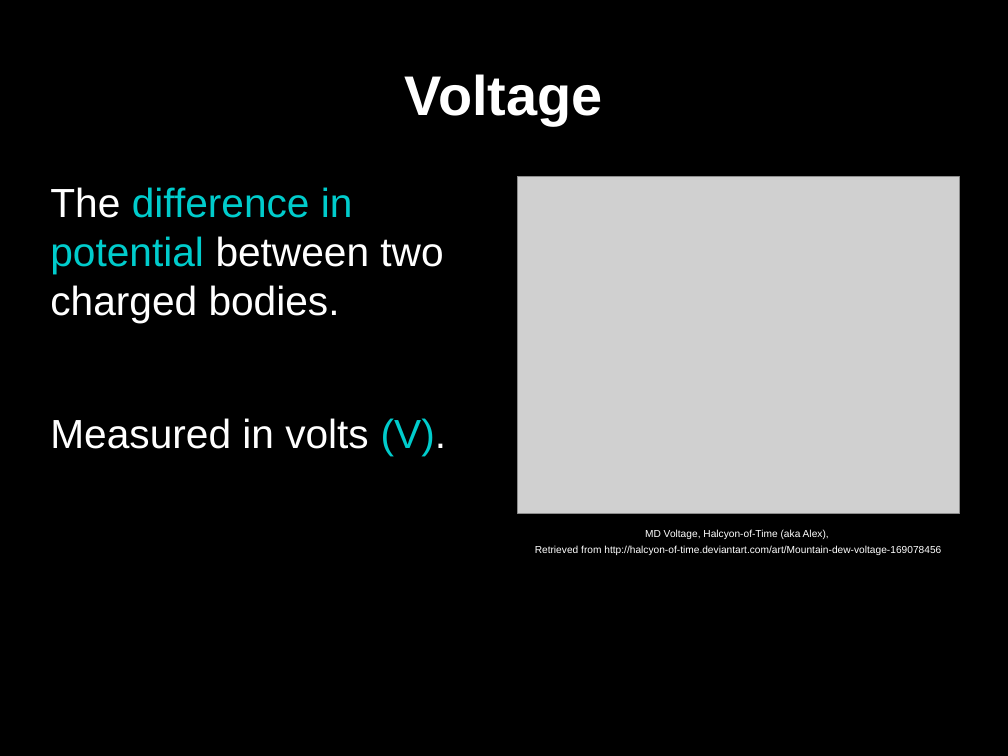
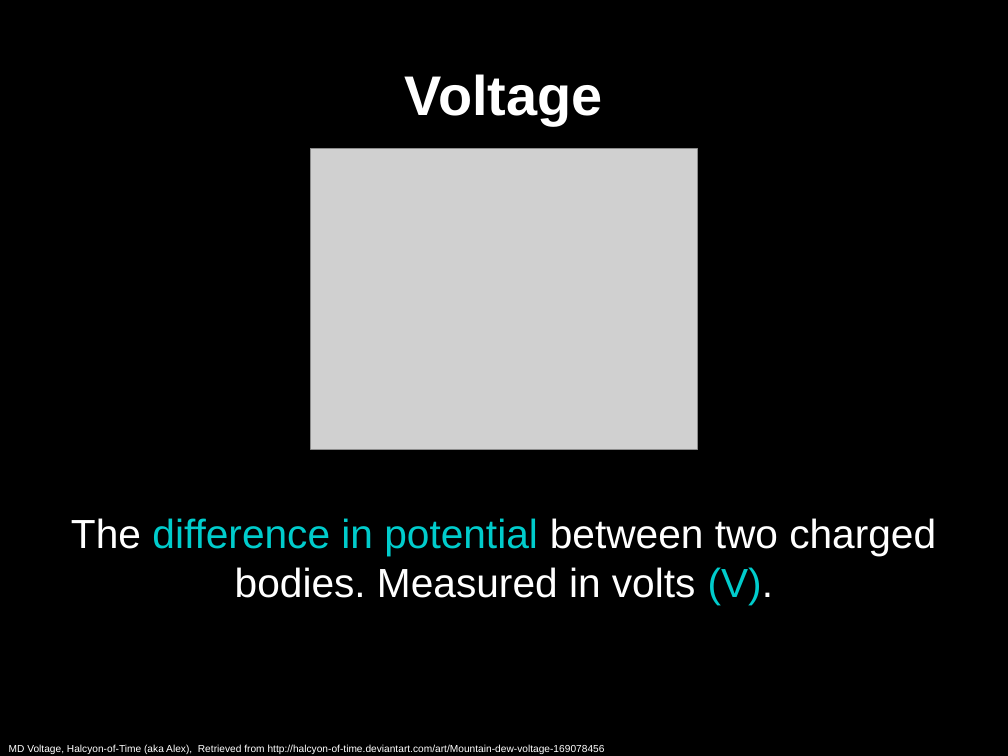
Before and after one commit to gaudeon/rpi_gpio_overview, a slide deck: slide 11 of slides/RPi GPIO Overview.odp. Drawn at 1008x756 pixels with LibreOffice and Linux fonts; fonts in the diff are those of the drawing; grey boxes stand for pictures. Boxes give left, top, right and bottom in pixels: in the first picture for what was removed or moved away, otherwise in the second. Text is boxed around its words. In the diff, an @@ line names an element or a change of style, - is before the commit and + after.

```diff
--- a/slides/RPi GPIO Overview.odp
+++ b/slides/RPi GPIO Overview.odp
@@ picture: place and size @@
-picture at box(518, 177, 960, 514)
+picture at box(311, 148, 698, 449)
@@ text "The difference in potential between ..." at box(71, 518, 936, 604): vertical alignment top to middle @@
@@ text at box(71, 518, 936, 604): text changed @@
-The difference in potential between two charged bodies.
-Measured in volts (V).
+The difference in potential between two charged bodies. Measured in volts (V).
@@ text at box(9, 745, 605, 754): text changed @@
-MD Voltage, Halcyon-of-Time (aka Alex),
-Retrieved from http://halcyon-of-time.deviantart.com/art/Mountain-dew-voltage-169078456
+MD Voltage, Halcyon-of-Time (aka Alex), Retrieved from http://halcyon-of-time.deviantart.com/art/Mountain-dew-voltage-169078456
```
Also in this commit, not shown: 44 other slides changed, 3 slides added, 8 slides removed.
